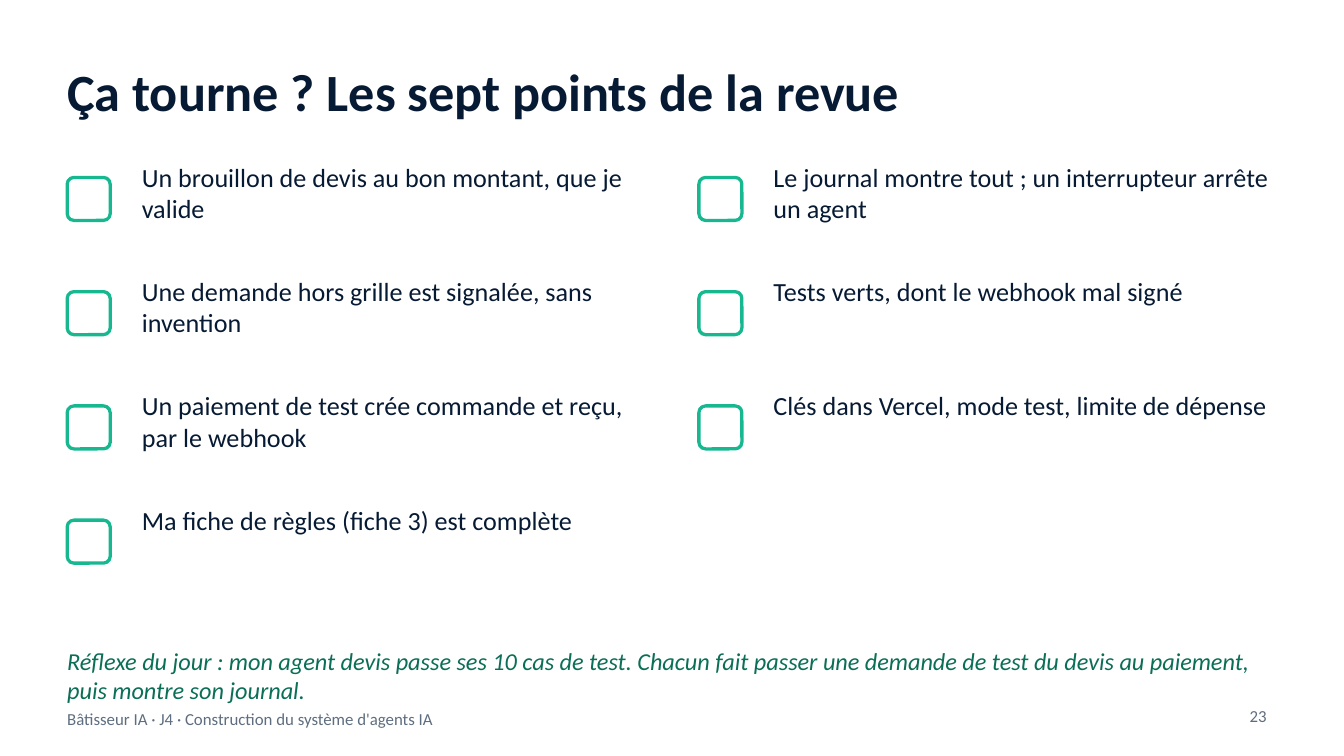
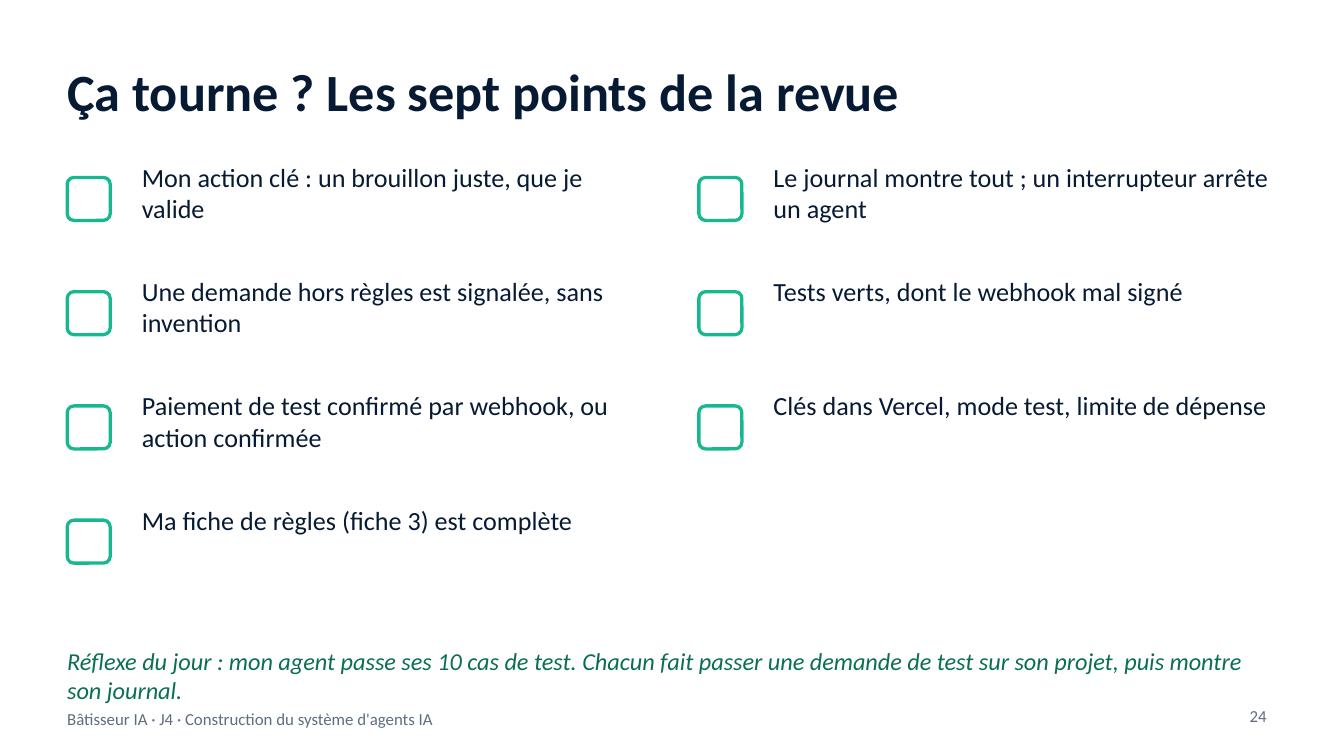
Before and after one commit to benyG/cisspbootcamp, a slide deck: slide 24 of content/library/files/Batisseur-IA-J4.pptx (slide 23 before the commit). Drawn at 1344x756 pixels with LibreOffice and Linux fonts; fonts in the diff are those of the drawing. Boxes give left, top, right and bottom in pixels: in the first picture for what was removed or moved away, otherwise in the second. Text is boxed around its words. In the diff, an @@ line names an element or a change of style, - is before the commit and + after.

```diff
--- a/content/library/files/Batisseur-IA-J4.pptx
+++ b/content/library/files/Batisseur-IA-J4.pptx
@@ text at box(142, 169, 582, 218): text changed @@
-Un brouillon de devis au bon montant, que je valide
+Mon action clé : un brouillon juste, que je valide
@@ text at box(142, 283, 603, 332): text changed @@
-Une demande hors grille est signalée, sans invention
+Une demande hors règles est signalée, sans invention
@@ text at box(142, 397, 607, 447): text changed @@
-Un paiement de test crée commande et reçu, par le webhook
+Paiement de test confirmé par webhook, ou action confirmée
@@ text at box(67, 653, 1242, 703): text changed @@
-Réflexe du jour : mon agent devis passe ses 10 cas de test. Chacun fait passer une demande de test du devis au paiement, puis montre son journal.
+Réflexe du jour : mon agent passe ses 10 cas de test. Chacun fait passer une demande de test sur son projet, puis montre son journal.
@@ page number at box(1250, 711, 1267, 722): text changed @@
-23
+24
```
Also in this commit, not shown: 15 other slides changed, 1 slide added, 13 other files.
